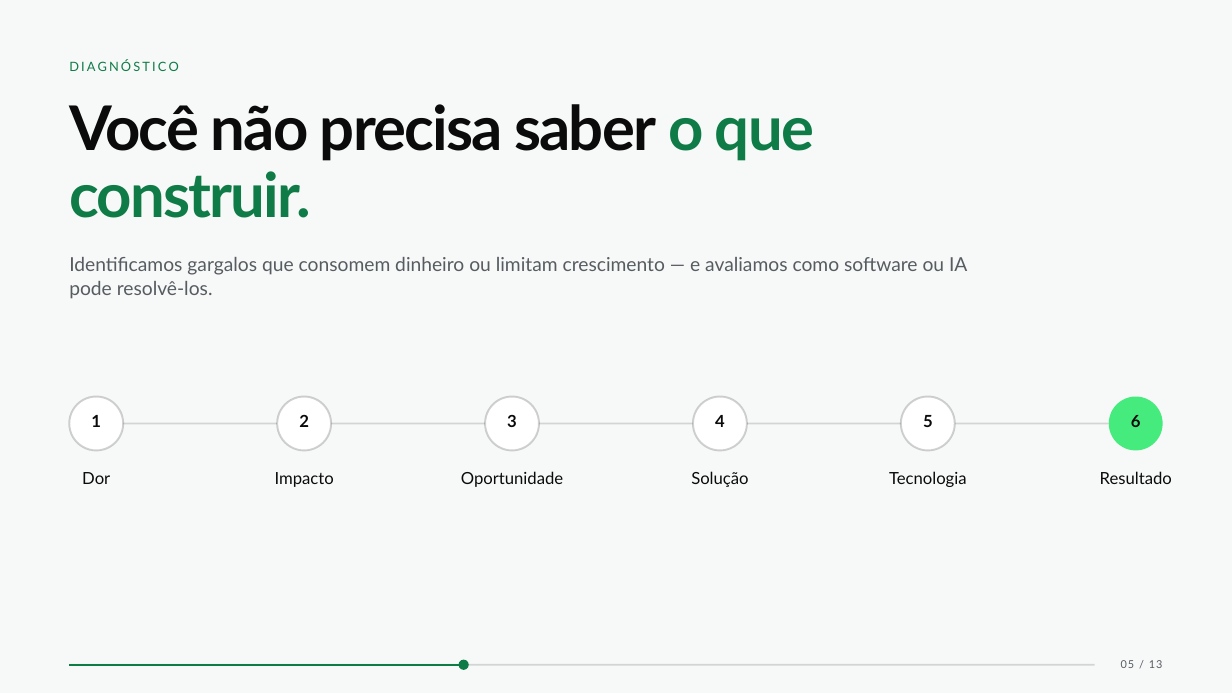
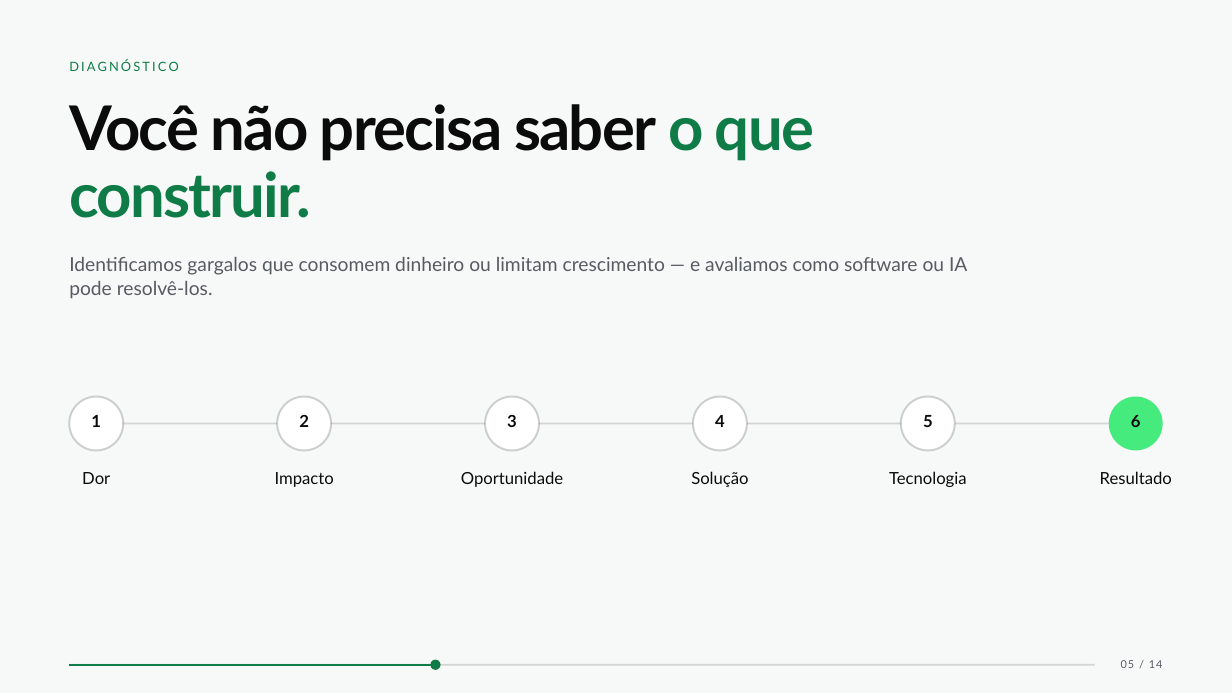
Before and after one commit to Luigi-Choffe/dreamy-site, a slide deck: slide 5 of docs/apresentacao/Dreamy — Apresentação Institucional (editável).pptx. Drawn at 1232x693 pixels with LibreOffice and Linux fonts; fonts in the diff are those of the drawing. Boxes give left, top, right and bottom in pixels: in the first picture for what was removed or moved away, otherwise in the second. Text is boxed around its words. In the diff, an @@ line names an element or a change of style, - is before the commit and + after.

```diff
--- a/docs/apresentacao/Dreamy — Apresentação Institucional (editável).pptx
+++ b/docs/apresentacao/Dreamy — Apresentação Institucional (editável).pptx
@@ line moved from (69, 665) - (464, 665) to (69, 665) - (435, 665) @@
@@ ellipse: place and size @@
-ellipse at <box>458,660,469,670</box>
+ellipse at <box>431,660,441,670</box>
@@ text at <box>1121,660,1163,668</box>: text changed @@
-05 / 13
+05 / 14
```
Also in this commit, not shown: 12 other slides changed, 1 slide added, 7 other files.
